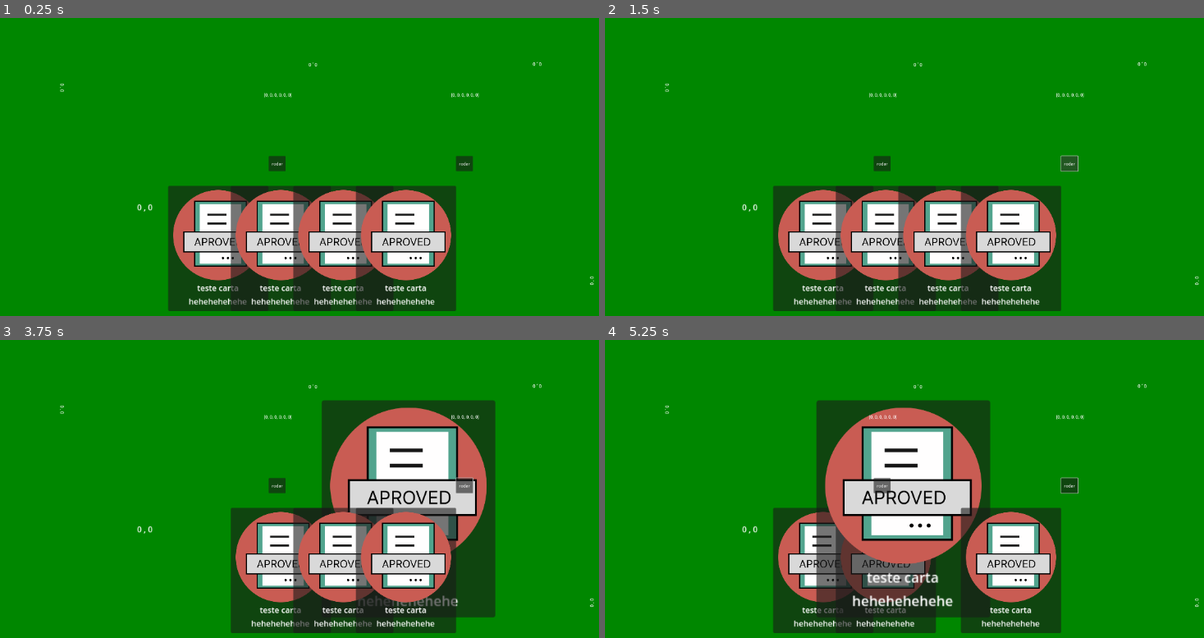
Above: before the commit, frames 1-4 (two rows, left to right).
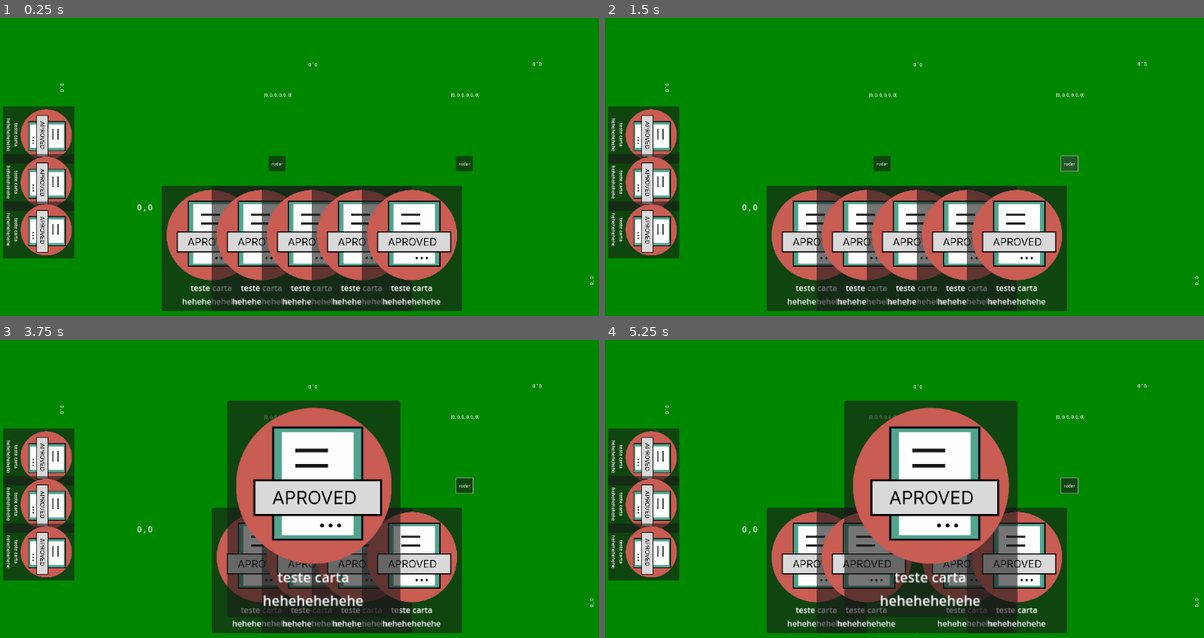
Above: after the commit, the same moments.

Repository: nitsuboy/greatestcardgame-retested
Game: Godot game, scene res://scenes/game_manager.tscn
The game is run twice, just before and just after one commit, with the same random seed, the same clock (stepped at 60 frames per second) and the same inputs.
Inputs (mouse positions are in pixels of both pictures, inside the frame that each line leads up to):
- Up to frame 1 (0.25 s): no input
- Up to frame 2 (1.5 s): click "rodar" at 0.5 s; click "rodar" at 1.25 s
- Up to frame 3 (3.75 s): click "rodar" at 2 s; tap Enter at 2.75 s; move the mouse to (473, 483) at 2.77 s; press the mouse at (473, 483) at 2.78 s; release the mouse at (473, 483) at 3.5 s; tap Space at 3.5 s; drag from (197, 518) to (293, 575) at 3.52 s
- Up to frame 4 (5.25 s): move the mouse to (1000, 420) at 4.27 s; press the mouse at (1000, 420) at 4.28 s; release the mouse at (1000, 420) at 5 s; tap Enter at 5 s; drag from (898, 575) to (736, 444) at 5.02 s

The runs differ from the first frame. In frame 1, 18% of the frame differs, in the area x 0-78%, y 29-99%; in frame 2, 18%; in frame 3, 36%, in the area x 0-83%, y 20-99%; in frame 4, 26%.

Commit message:
fix(#36): criação do sis/comp hover e correção do zoom e drag

Diff:
--- a/resources/cards/carta1.tres
+++ b/resources/cards/carta1.tres
@@ -1,15 +1,20 @@
-[gd_resource type="Resource" script_class="CardData" load_steps=6 format=3 uid="uid://8lycpvwmds8b"]
+[gd_resource type="Resource" script_class="CardData" load_steps=8 format=3 uid="uid://8lycpvwmds8b"]
 
 [ext_resource type="Script" uid="uid://e28mjikyb0n" path="res://scripts/ECS/component.gd" id="1_rj3rp"]
 [ext_resource type="Script" uid="uid://bnwou8rf68emo" path="res://scripts/effect.gd" id="2_5yn54"]
 [ext_resource type="Script" uid="uid://cvhs517v4hcku" path="res://scripts/zoom/components/zoomable_component.gd" id="2_rj3rp"]
+[ext_resource type="Script" uid="uid://b2yag5jbk87qf" path="res://scripts/hover/components/hoverble_component.gd" id="3_h4buk"]
 [ext_resource type="Script" uid="uid://m1q1ntk8pgeq" path="res://scripts/cards/card_data.gd" id="3_rj3rp"]
 
 [sub_resource type="Resource" id="Resource_5yn54"]
 script = ExtResource("2_rj3rp")
 metadata/_custom_type_script = "uid://cvhs517v4hcku"
 
+[sub_resource type="Resource" id="Resource_qalq6"]
+script = ExtResource("3_h4buk")
+metadata/_custom_type_script = "uid://b2yag5jbk87qf"
+
 [resource]
 script = ExtResource("3_rj3rp")
-components = Array[ExtResource("1_rj3rp")]([SubResource("Resource_5yn54")])
+components = Array[ExtResource("1_rj3rp")]([SubResource("Resource_5yn54"), SubResource("Resource_qalq6")])
 metadata/_custom_type_script = "uid://m1q1ntk8pgeq"
--- /dev/null
+++ b/resources/cards/carta2.tres
@@ -0,0 +1,20 @@
+[gd_resource type="Resource" script_class="CardData" load_steps=8 format=3 uid="uid://ctl3k0e163kbh"]
+
+[ext_resource type="Script" uid="uid://e28mjikyb0n" path="res://scripts/ECS/component.gd" id="1_ebumo"]
+[ext_resource type="Script" uid="uid://b2yag5jbk87qf" path="res://scripts/hover/components/hoverble_component.gd" id="2_03ixt"]
+[ext_resource type="Script" uid="uid://bnwou8rf68emo" path="res://scripts/effect.gd" id="2_bkm2a"]
+[ext_resource type="Script" uid="uid://btxlllaifohcx" path="res://scripts/dragging/components/draggable_component.gd" id="2_wl5pq"]
+[ext_resource type="Script" uid="uid://m1q1ntk8pgeq" path="res://scripts/cards/card_data.gd" id="3_wl5pq"]
+
+[sub_resource type="Resource" id="Resource_00fsx"]
+script = ExtResource("2_03ixt")
+metadata/_custom_type_script = "uid://b2yag5jbk87qf"
+
+[sub_resource type="Resource" id="Resource_03ixt"]
+script = ExtResource("2_wl5pq")
+metadata/_custom_type_script = "uid://btxlllaifohcx"
+
+[resource]
+script = ExtResource("3_wl5pq")
+components = Array[ExtResource("1_ebumo")]([SubResource("Resource_00fsx"), SubResource("Resource_03ixt")])
+metadata/_custom_type_script = "uid://m1q1ntk8pgeq"
--- a/resources/decks/green.tres
+++ b/resources/decks/green.tres
@@ -1,11 +1,12 @@
-[gd_resource type="Resource" script_class="CardDeck" load_steps=4 format=3 uid="uid://p2xwfbsgorwg"]
+[gd_resource type="Resource" script_class="CardDeck" load_steps=5 format=3 uid="uid://p2xwfbsgorwg"]
 
 [ext_resource type="Script" uid="uid://m1q1ntk8pgeq" path="res://scripts/cards/card_data.gd" id="1_7ompg"]
 [ext_resource type="Resource" uid="uid://8lycpvwmds8b" path="res://resources/cards/carta1.tres" id="2_7ompg"]
 [ext_resource type="Script" uid="uid://bl3cdq0ctw2od" path="res://scripts/cards/card_deck.gd" id="3_cputv"]
+[ext_resource type="Resource" uid="uid://ctl3k0e163kbh" path="res://resources/cards/carta2.tres" id="3_jtbrk"]
 
 [resource]
 script = ExtResource("3_cputv")
-cards_data = Array[ExtResource("1_7ompg")]([ExtResource("2_7ompg")])
-cards_quantity = Array[int]([4])
+cards_data = Array[ExtResource("1_7ompg")]([ExtResource("2_7ompg"), ExtResource("3_jtbrk")])
+cards_quantity = Array[int]([4, 4])
 metadata/_custom_type_script = "uid://bl3cdq0ctw2od"
--- a/scenes/card.tscn
+++ b/scenes/card.tscn
@@ -93,5 +93,4 @@
 grow_vertical = 2
 
 [connection signal="gui_input" from="Control" to="." method="_on_gui_input"]
-[connection signal="mouse_entered" from="Control" to="." method="_on_mouse_entered"]
 [connection signal="mouse_exited" from="Control" to="." method="_on_mouse_exited"]
--- a/scripts/Input/events/card_input_event.gd
+++ b/scripts/Input/events/card_input_event.gd
@@ -10,10 +10,19 @@
 func treat(_entity: Entity) -> void:
 	var comp: Component
 
-	comp = EntitySystem.get_comp(_entity, DraggableComponent)
+	comp = EntitySystem.get_comp(_entity, ZoomableComponent)
+
+	comp = EntitySystem.get_comp(_entity, HoverbleComponent)
 	if comp:
-		DragSystem.handle_gui_input(_entity, comp, args)
+		HoverSystem.handle_gui_input(_entity, comp, args)
+
+	if not args.input_event:
+		return
 
 	comp = EntitySystem.get_comp(_entity, ZoomableComponent)
 	if comp:
 		ZoomSystem.handle_gui_input(_entity, comp, args)
+
+	comp = EntitySystem.get_comp(_entity, DraggableComponent)
+	if comp:
+		DragSystem.handle_gui_input(_entity, comp, args)
--- a/scripts/cards/card.gd
+++ b/scripts/cards/card.gd
@@ -11,7 +11,6 @@
 var dragging: bool = false
 var snap_pos: Vector2
 var snap_rot: float
-
 var card_data: CardData
 
 @onready var title_label = $Panel/MarginContainer/Front/Title
@@ -25,8 +24,13 @@
 	var nc: NodeComponent = NodeComponent.new()
 	nc.node = self
 	entity.components.append(nc)
+	#inicializar com o tipo certo de mouse
 	for c in card_data.components:
 		entity.components.append(c.duplicate())
+		if c is DraggableComponent:
+			get_child(1).mouse_default_cursor_shape = Control.CURSOR_POINTING_HAND
+		elif c is ZoomableComponent:
+			get_child(1).mouse_default_cursor_shape = Control.CURSOR_HELP
 
 
 func _apply_card_data() -> void:
@@ -43,33 +47,29 @@
 		return
 	if value:
 		z_index = 10
-		await resize(1.2)
 	else:
 		z_index = 0
-		await resize(1.0)
 
 
 func _on_gui_input(event: InputEvent) -> void:
-	print(self)
-
 	if not entity:
 		return
 
 	# TODO: move this to input system. please don't let it be here
 	var e_args = CardInputEventArgs.new(event, entity)
-	print(e_args.entity)
 	var e = CardInputEvent.new(e_args)
-	print(e.targets)
+	print(e_args.input_event)
 	e.start()
 
 
-func _on_control_mouse_exited() -> void:
+func _on_mouse_exited() -> void:
 	if not entity:
 		return
 
 	# TODO: move this to input system. please don't let it be here
 	var e_args = CardInputEventArgs.new(null, entity)
 	var e = CardInputEvent.new(e_args)
+	print(e_args.input_event)
 	e.start()
 
 
--- a/scripts/cards/components/card_component.gd
+++ /dev/null
@@ -1,18 +0,0 @@
-class_name CardComponent
-extends Resource
-
-
-func ready(_card: Card) -> void:
-	pass
-
-
-func on_drag_start(_card: Card) -> void:
-	pass
-
-
-func on_drag_end(_card: Card) -> void:
-	pass
-
-
-func on_drop(_card: Card, _dropzone: Node) -> void:
-	pass
--- a/scripts/cards/components/draggable_component.gd
+++ /dev/null
@@ -1,23 +0,0 @@
-class_name DraggableComponentod
-extends CardComponent
-
-var dragging := false
-var offset := Vector2.ZERO
-
-
-func on_drag_start(_card: Card) -> void:
-	_card.get_child(1).mouse_default_cursor_shape = Control.CURSOR_DRAG
-	var xf: Transform2D = _card.get_global_transform()
-	var scale_x = xf.x.length()
-	var rodtation = xf.x.angle()
-	_card.resize(1.2 / (scale_x / _card.scale.x))
-	_card.rotate(0.1, _card.rotation - rodtation)
-	_card.dragging = true
-
-
-func on_drag_end(_card: Card) -> void:
-	_card.get_child(1).mouse_default_cursor_shape = Control.CURSOR_POINTING_HAND
-	_card.dragging = false
-	Globals.is_dragging = false
-	_card.card_is_focused(false)
-	_card.move(0.1, _card.snap_pos, _card.snap_rot)
--- a/scripts/cards/components/playable_component.gd
+++ /dev/null
@@ -1,9 +0,0 @@
-class_name PlayableComponent
-extends CardComponent
-
-
-func on_drop(_card: Card, _dropzone: Node) -> void:
-	var sp = _card.get_parent().get_parent()
-	if _dropzone and _dropzone is DropZone:
-		for effect in _card.card_data.effects:
-			effect.apply_effect(_card, _dropzone.who_to_apply, sp)
--- a/scripts/cards/components/question_component.gd
+++ /dev/null
@@ -1,11 +0,0 @@
-class_name QuestionComponent
-extends CardComponent
-
-@export var valid_answers := [
-	[false, false, false, false, false, false],
-	[false, false, false, false, false, false],
-	[false, false, false, false, false, false],
-	[false, false, false, false, false, false],
-	[false, false, false, false, false, false],
-	[false, false, false, false, false, false]
-]
--- a/scripts/cards/components/selectable_component.gd
+++ /dev/null
@@ -1,6 +0,0 @@
-class_name SelectableComponent
-extends CardComponent
-
-
-func ready(_card) -> void:
-	_card.get_child(1).mouse_default_cursor_shape = Control.CURSOR_POINTING_HAND
--- a/scripts/cards/components/zoomable_component.gd
+++ /dev/null
@@ -1,26 +0,0 @@
-class_name ZoomableComponentd
-extends CardComponent
-
-
-func ready(_card) -> void:
-	_card.get_child(1).mouse_default_cursor_shape = Control.CURSOR_HELP
-
-
-func on_drag_start(_card: Card) -> void:
-	Globals.is_dragging = true
-	_card.get_child(1).mouse_default_cursor_shape = Control.CURSOR_HELP
-	var xf: Transform2D = _card.get_global_transform()
-	var scale_x = xf.x.length()
-	var rodtation = xf.x.angle()
-	_card.resize(1.5 / (scale_x / _card.scale.x))
-	_card.rotate(0.1, _card.rotation - rodtation)
-	var disp_size: Vector2 = DisplayServer.window_get_size() / 2
-	var g_position: Vector2 = disp_size - _card.global_position
-	_card.move(0.1, g_position)
-
-
-func on_drag_end(_card: Card) -> void:
-	Globals.is_dragging = false
-	_card.get_child(1).mouse_default_cursor_shape = Control.CURSOR_HELP
-	_card.card_is_focused(false)
-	_card.move(0.1, _card.snap_pos, _card.snap_rot)
--- a/scripts/cards/globals.gd
+++ b/scripts/cards/globals.gd
@@ -5,6 +5,7 @@
 
 
 func _ready() -> void:
-	Input.set_custom_mouse_cursor(load("res://assets/hand1.png"), Input.CURSOR_POINTING_HAND)
-	Input.set_custom_mouse_cursor(load("res://assets/hand__drag1.png"), Input.CURSOR_DRAG)
-	Input.set_custom_mouse_cursor(load("res://assets/arrow1.png"), Input.CURSOR_ARROW)
+	Input.set_custom_mouse_cursor(load("res://assets/hand.png"), Input.CURSOR_POINTING_HAND)
+	Input.set_custom_mouse_cursor(load("res://assets/hand_drag.png"), Input.CURSOR_DRAG)
+	Input.set_custom_mouse_cursor(load("res://assets/arrow.png"), Input.CURSOR_ARROW)
+	Input.set_custom_mouse_cursor(load("res://assets/zoom.png"), Input.CURSOR_HELP)
--- a/scripts/dragging/systems/drag_system.gd
+++ b/scripts/dragging/systems/drag_system.gd
@@ -23,18 +23,27 @@
 
 static func on_drag_start(comp: DraggableComponent, node: Node):
 	node.get_child(1).mouse_default_cursor_shape = Control.CURSOR_DRAG
+	node.card_is_focused(true)
 	comp.dragging = true
 	Globals.is_dragging = true
-	node.resize(comp.zoom)
-	node.rotate(0.1, node.rotation)
+
+	var xf: Transform2D = node.get_global_transform()
+	var scale_x = xf.x.length()
+	var rodtation = xf.x.angle()
+
+	node.resize(comp.zoom / (scale_x / node.scale.x))
+	node.rotate(0.1, node.rotation - rodtation)
 
 
 static func on_drag_end(comp: DraggableComponent, node: Node):
+	comp.dragging = false
+
+	node.resize(1)
 	node.get_child(1).mouse_default_cursor_shape = Control.CURSOR_POINTING_HAND
-	comp.dragging = false
+	await node.move(0.1, node.snap_pos, node.snap_rot)
+
 	Globals.is_dragging = false
-	node.resize(1)
-	node.move(0.1, node.snap_pos)
+	node.card_is_focused(false)
 
 
 static func handle_gui_input(entity: Entity, comp: DraggableComponent, args: EventArgs) -> void:
--- /dev/null
+++ b/scripts/hover/components/hoverble_component.gd
@@ -0,0 +1,4 @@
+class_name HoverbleComponent
+extends Component
+
+var zoom: float = 1.2
--- /dev/null
+++ b/scripts/hover/systems/hover_system.gd
@@ -0,0 +1,24 @@
+class_name HoverSystem
+extends System
+
+
+static func on_hover_start(comp: HoverbleComponent, node: Node) -> void:
+	node.card_is_focused(true)
+	node.resize(comp.zoom)
+
+
+static func on_hover_end(_comp: HoverbleComponent, node: Node) -> void:
+	node.card_is_focused(false)
+	node.resize(1)
+
+
+static func handle_gui_input(entity: Entity, comp, args) -> void:
+	var node_comp = EntitySystem.get_comp(entity, NodeComponent)
+	if not node_comp:
+		return
+	if Globals.is_dragging:
+		return
+	if args.input_event:
+		on_hover_start(comp, node_comp.node)
+	elif not args.input_event:
+		on_hover_end(comp, node_comp.node)
--- a/scripts/zoom/systems/zoom_system.gd
+++ b/scripts/zoom/systems/zoom_system.gd
@@ -3,23 +3,26 @@
 
 
 static func on_zoom_start(comp: ZoomableComponent, node: Node) -> void:
+	node.card_is_focused(true)
 	Globals.is_dragging = true
-	node.get_child(1).mouse_default_cursor_shape = Control.CURSOR_HELP
+
 	var xf: Transform2D = node.get_global_transform()
 	var scale_x = xf.x.length()
 	var rodtation = xf.x.angle()
+	var screen_center: Vector2 = DisplayServer.window_get_size() / 2
+	var g_position: Vector2 = (xf.get_origin() - screen_center) - node.position
+
 	node.resize(comp.zoom / (scale_x / node.scale.x))
 	node.rotate(0.1, node.rotation - rodtation)
-	var disp_size: Vector2 = DisplayServer.window_get_size() / 2
-	var g_position: Vector2 = disp_size - node.global_position
-	node.move(0.1, g_position)
+	node.move(0.1, -g_position)
 
 
 static func on_zoom_end(_comp: ZoomableComponent, node: Node) -> void:
+	node.resize(1)
+	await node.move(0.1, node.snap_pos, node.snap_rot)
+
 	Globals.is_dragging = false
-	node.get_child(1).mouse_default_cursor_shape = Control.CURSOR_HELP
 	node.card_is_focused(false)
-	node.move(0.1, node.snap_pos, node.snap_rot)
 
 
 static func handle_gui_input(entity: Entity, comp, args) -> void:
Binary file added: assets/arrow.png
Not shown, changed: assets/arrow.png.import
Binary file removed: assets/arrow1.png
Binary file added: assets/hand.png
Not shown, changed: assets/hand.png.import
Binary file removed: assets/hand1.png
Binary file removed: assets/hand2.png
Binary file removed: assets/hand3.png
Not shown, removed: assets/hand3.png.import
Binary file removed: assets/hand__drag1.png
Not shown, removed: assets/hand__drag1.png.import
Binary file removed: assets/hand__drag2.png
(and 13 more such lines)
